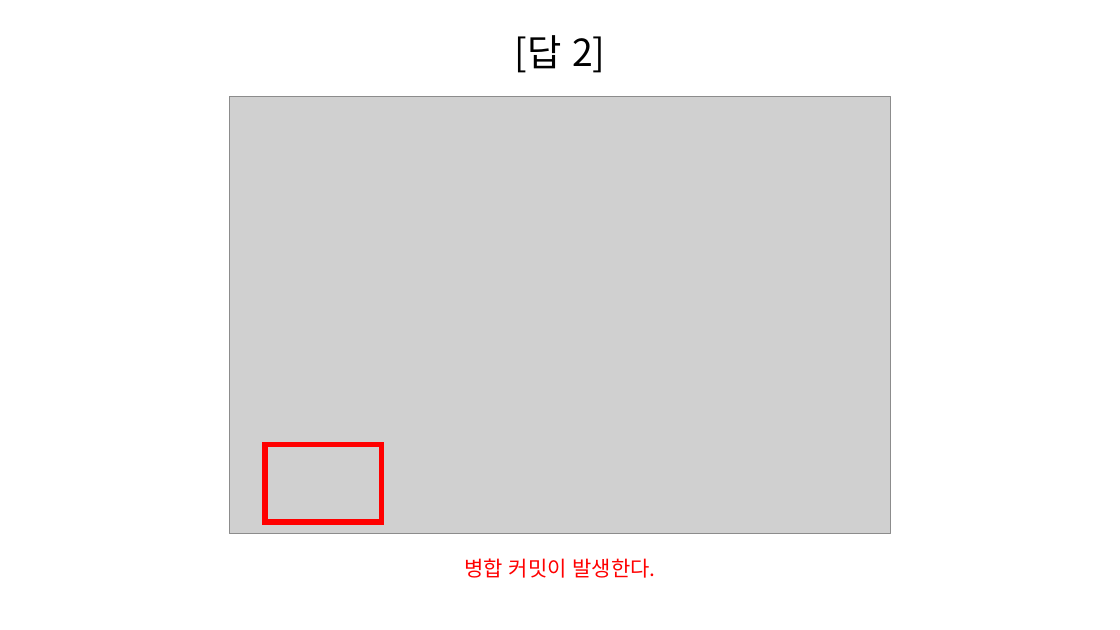
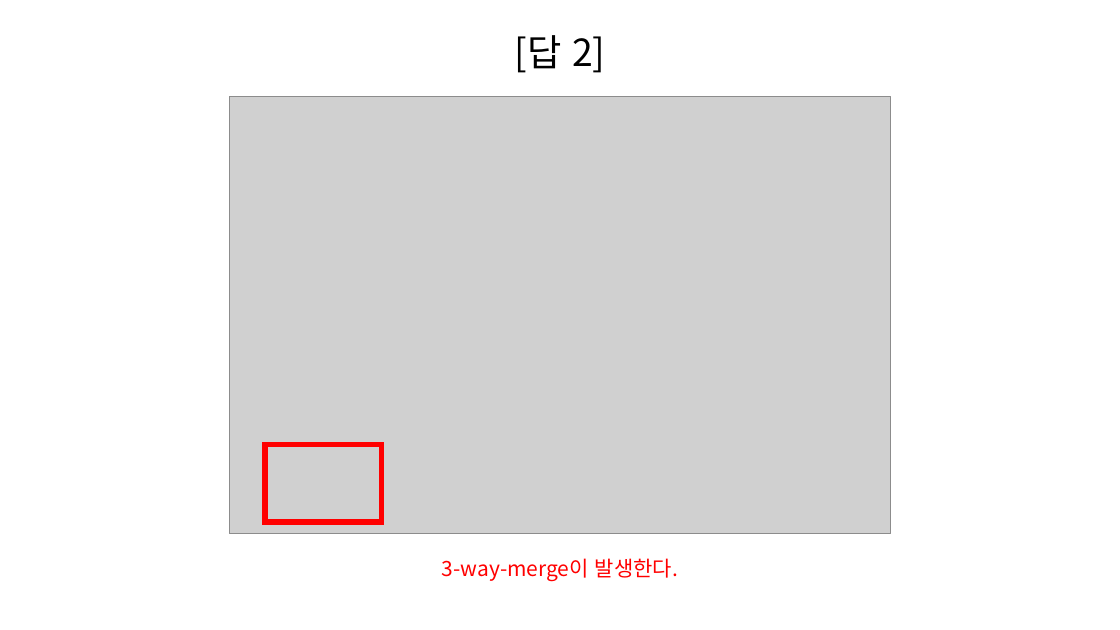
Before and after one commit to SeungHeeNoh/study_well, a slide deck: slide 23 of docs/4. merge.pptx. Drawn at 1120x630 pixels with LibreOffice and Linux fonts; fonts in the diff are those of the drawing; grey boxes stand for pictures. Boxes give left, top, right and bottom in pixels: in the first picture for what was removed or moved away, otherwise in the second. Text is boxed around its words. In the diff, an @@ line names an element or a change of style, - is before the commit and + after.

```diff
--- a/docs/4. merge.pptx
+++ b/docs/4. merge.pptx
@@ text at box(442, 558, 678, 581): text changed @@
-병합 커밋이 발생한다.
+3-way-merge이 발생한다.
```
Also in this commit, not shown: 5 other slides changed.
